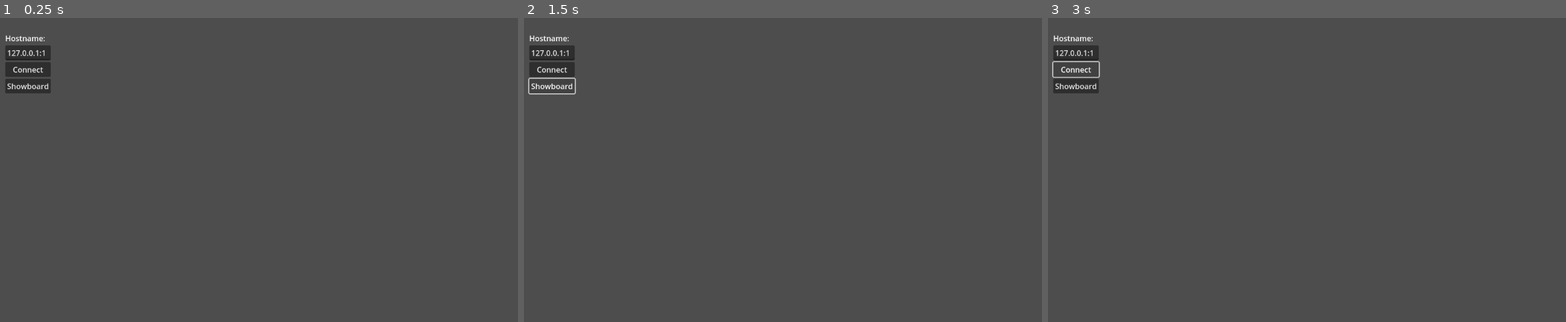
Above: before the commit, frames 1-3 (left to right).
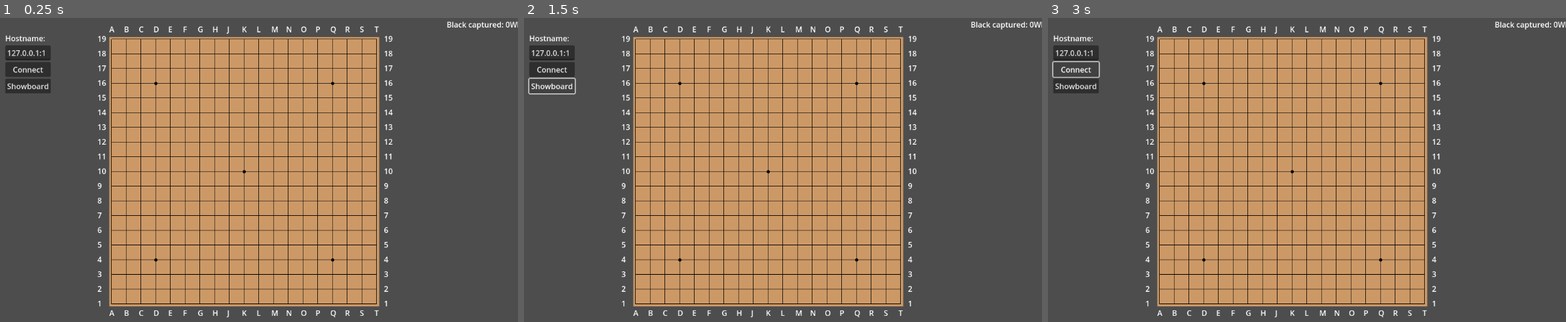
Above: after the commit, the same moments.

Repository: xiaobin83/godotgo
Game: Godot game, scene res://scenes/main.tscn
Same seed, same stepped clock (60 frames per second), same inputs: the game is played once before the commit and once after it.
Inputs:
- Up to frame 1 (0.25 s): no input
- Up to frame 2 (1.5 s): click "Showboard" at 0.5 s; click "Showboard" at 1.25 s
- Up to frame 3 (3 s): click "Showboard" at 2 s; click "Connect" at 2.75 s

The runs differ from the first frame. In frame 1, 47% of the frame differs, in the area x 18-100%, y 1-99%; in frame 2, 47%; in frame 3, 47%.

Commit message:
basic go board

Diff:
--- /dev/null
+++ b/godotgo/go_board.gd
@@ -0,0 +1,84 @@
+class_name GoBoard
+
+# 普通变量
+var _board_size: int = 19
+var _board = []
+var _captured_black: int = 0
+var _captured_white: int = 0
+
+# 常量
+const EMPTY = 0
+const BLACK = 1
+const WHITE = 2
+const STAR_POINT = 3
+
+# 构造函数
+func _init():
+	set_board_size(_board_size)
+
+# 公有函数
+func set_board_size(size: int):
+	_board_size = size
+	# 初始化棋盘
+	_board = []
+	for i in range(_board_size):
+		var row = []
+		for j in range(_board_size):
+			row.append(EMPTY)
+		_board.append(row)
+	# 标记星位
+	_mark_star_points()
+
+# 私有函数
+func _mark_star_points():
+	# 标记星位
+	if _board_size >= 9:
+		# 中心星位
+		var center :int = _board_size / 2
+		_board[center][center] = STAR_POINT
+
+	if _board_size >= 13:
+		# 边上的星位
+		var edge = 3
+		_board[edge][edge] = STAR_POINT
+		_board[edge][_board_size - 1 - edge] = STAR_POINT
+		_board[_board_size - 1 - edge][edge] = STAR_POINT
+		_board[_board_size - 1 - edge][_board_size - 1 - edge] = STAR_POINT
+
+# 公有函数
+func parse_showboard_response(response: String):
+	# 解析 showboard 命令的响应
+	# 这里需要根据实际的响应格式实现解析逻辑
+	# 暂时使用默认值
+	pass
+
+# 公有函数
+func set_stone(x: int, y: int, color: int):
+	if x >= 0 and x < _board_size and y >= 0 and y < _board_size:
+		_board[y][x] = color
+
+# 公有函数
+func get_stone(x: int, y: int) -> int:
+	if x >= 0 and x < _board_size and y >= 0 and y < _board_size:
+		return _board[y][x]
+	return EMPTY
+
+# 公有函数
+func get_board_size() -> int:
+	return _board_size
+
+# 公有函数
+func get_captured_black() -> int:
+	return _captured_black
+
+# 公有函数
+func get_captured_white() -> int:
+	return _captured_white
+
+# 公有函数
+func set_captured_black(count: int):
+	_captured_black = count
+
+# 公有函数
+func set_captured_white(count: int):
+	_captured_white = count
--- /dev/null
+++ b/godotgo/go_board_simple_renderer.gd
@@ -0,0 +1,220 @@
+class_name GoBoardSimpleRenderer
+
+# 普通变量
+var _go_board
+var _position: Vector2 = Vector2(100, 100)
+var _scale: float = 0.8
+var _cell_size: float = 30.0
+
+
+# 构造函数
+func _init(board = null):
+	_go_board = board
+
+# 公有函数
+func set_go_board(board):
+	_go_board = board
+
+# 公有函数
+func set_position(pos: Vector2):
+	_position = pos
+
+# 公有函数
+func set_scale(s: float):
+	_scale = s
+
+# 公有函数
+func set_cell_size(size: float):
+	_cell_size = size
+
+# 公有函数
+func get_board_rect() -> Rect2:
+	var board_pixel_size = _cell_size * (_go_board.get_board_size() - 1)
+	return Rect2(_position, Vector2(board_pixel_size, board_pixel_size))
+
+# 公有函数
+func draw_board(canvas_item: CanvasItem):
+	if not _go_board:
+		return
+
+	var board_size = _go_board.get_board_size()
+
+	# 获取CanvasItem的大小
+	var canvas_size = canvas_item.get_viewport().size
+
+	# 计算最大可能的棋盘大小，保持1:1比例
+	var max_board_size = min(canvas_size.x, canvas_size.y) - 80  # 留出边距
+	var scaled_cell_size = max_board_size / (board_size - 1)
+	var scaled_board_pixel_size = scaled_cell_size * (board_size - 1)
+
+	# 计算棋盘位置，使其居中
+	var board_position = Vector2(
+		(canvas_size.x - scaled_board_pixel_size) / 2,
+		(canvas_size.y - scaled_board_pixel_size) / 2
+	)
+
+	# 绘制棋盘边框
+	var border_rect = Rect2(
+		board_position - Vector2(5, 5),
+		Vector2(scaled_board_pixel_size + 10, scaled_board_pixel_size + 10)
+	)
+	canvas_item.draw_rect(border_rect, Color(0.8, 0.6, 0.4))
+
+	# 绘制棋盘网格
+	for i in range(board_size):
+		var y = i * scaled_cell_size
+		canvas_item.draw_line(
+			board_position + Vector2(0, y),
+			board_position + Vector2(scaled_board_pixel_size, y),
+			Color(0, 0, 0)
+		)
+		var x = i * scaled_cell_size
+		canvas_item.draw_line(
+			board_position + Vector2(x, 0),
+			board_position + Vector2(x, scaled_board_pixel_size),
+			Color(0, 0, 0)
+		)
+
+	# 绘制星位
+	_mark_star_points(canvas_item, board_position, scaled_cell_size)
+
+	# 绘制棋子
+	_draw_stones(canvas_item, board_position, scaled_cell_size)
+
+	# 绘制坐标标记
+	_draw_coordinates(canvas_item, board_position, scaled_cell_size, canvas_size)
+
+	# 绘制俘虏数
+	_draw_captured_info(canvas_item, board_position, scaled_cell_size, canvas_size)
+
+# 私有函数
+func _mark_star_points(canvas_item: CanvasItem, position: Vector2, scaled_cell_size: float):
+	var board_size = _go_board.get_board_size()
+
+	if board_size >= 9:
+		# 中心星位
+		var center = board_size / 2
+		canvas_item.draw_circle(
+			position + Vector2(int(center) * scaled_cell_size, int(center) * scaled_cell_size),
+			3,
+			Color(0, 0, 0)
+		)
+
+	if board_size >= 13:
+		# 边上的星位
+		var edge = 3
+		canvas_item.draw_circle(
+			position + Vector2(edge * scaled_cell_size, edge * scaled_cell_size),
+			3,
+			Color(0, 0, 0)
+		)
+		canvas_item.draw_circle(
+			position + Vector2(edge * scaled_cell_size, (board_size - 1 - edge) * scaled_cell_size),
+			3,
+			Color(0, 0, 0)
+		)
+		canvas_item.draw_circle(
+			position + Vector2((board_size - 1 - edge) * scaled_cell_size, edge * scaled_cell_size),
+			3,
+			Color(0, 0, 0)
+		)
+		canvas_item.draw_circle(
+			position + Vector2((board_size - 1 - edge) * scaled_cell_size, (board_size - 1 - edge) * scaled_cell_size),
+			3,
+			Color(0, 0, 0)
+		)
+
+# 私有函数
+func _draw_stones(canvas_item: CanvasItem, position: Vector2, scaled_cell_size: float):
+	var board_size = _go_board.get_board_size()
+	var EMPTY = GoBoard.EMPTY
+	var BLACK = GoBoard.BLACK
+	var WHITE = GoBoard.WHITE
+
+	for y in range(board_size):
+		for x in range(board_size):
+			var stone = _go_board.get_stone(x, y)
+			if stone == BLACK:
+				canvas_item.draw_circle(
+					position + Vector2(x * scaled_cell_size, y * scaled_cell_size),
+					scaled_cell_size / 2 - 2,
+					Color(0, 0, 0)
+				)
+			elif stone == WHITE:
+				canvas_item.draw_circle(
+					position + Vector2(x * scaled_cell_size, y * scaled_cell_size),
+					scaled_cell_size / 2 - 2,
+					Color(1, 1, 1)
+				)
+				canvas_item.draw_circle(
+					position + Vector2(x * scaled_cell_size, y * scaled_cell_size),
+					scaled_cell_size / 2 - 2,
+					Color(0, 0, 0),
+					false,
+					2
+				)
+
+# 私有函数
+func _draw_coordinates(canvas_item: CanvasItem, position: Vector2, scaled_cell_size: float, canvas_size: Vector2):
+	var board_size = _go_board.get_board_size()
+	var scaled_board_pixel_size = scaled_cell_size * (board_size - 1)
+	var font = ThemeDB.fallback_font
+
+	# 绘制横向坐标（字母）
+	for i in range(board_size):
+		var letter = "ABCDEFGHJKLMNOPQRST"[i]
+		# 顶部坐标（挨着棋盘上边）
+		canvas_item.draw_string(
+			font,
+			position + Vector2(i * scaled_cell_size - 5, -15),
+			letter
+		)
+		# 底部坐标（挨着棋盘下边，向下移动5像素）
+		canvas_item.draw_string(
+			font,
+			position + Vector2(i * scaled_cell_size - 5, scaled_board_pixel_size + 25),
+			letter
+		)
+
+	# 绘制纵向坐标（数字）
+	for i in range(board_size):
+		var number = str(board_size - i)
+		# 左侧坐标（挨着棋盘左边）
+		canvas_item.draw_string(
+			font,
+			position + Vector2(-30, i * scaled_cell_size + 5),
+			number
+		)
+		# 右侧坐标（挨着棋盘右边）
+		canvas_item.draw_string(
+			font,
+			position + Vector2(scaled_board_pixel_size + 15, i * scaled_cell_size + 5),
+			number
+		)
+
+# 私有函数
+func _draw_captured_info(canvas_item: CanvasItem, position: Vector2, scaled_cell_size: float, canvas_size: Vector2):
+	var board_size = _go_board.get_board_size()
+	var scaled_board_pixel_size = scaled_cell_size * (board_size - 1)
+	var font = ThemeDB.fallback_font
+
+	# 绘制俘虏数
+	var captured_text = "Black captured: %d\nWhite captured: %d" % [_go_board.get_captured_black(), _go_board.get_captured_white()]
+	canvas_item.draw_string(
+		font,
+		Vector2(canvas_size.x - 150, 20),
+		captured_text
+	)
+
+# 公有函数
+func get_cell_at_position(pos: Vector2) -> Vector2:
+	# 注意：此函数可能需要根据实际使用情况进行调整
+	# 因为现在棋盘位置和大小是动态计算的
+	# 暂时保留原有逻辑，后续可能需要修改
+	var local_pos = (pos - _position) / _scale
+	var x = int(round(local_pos.x / _cell_size))
+	var y = int(round(local_pos.y / _cell_size))
+
+	if x >= 0 and x < _go_board.get_board_size() and y >= 0 and y < _go_board.get_board_size():
+		return Vector2(x, y)
+	return Vector2(-1, -1)
--- a/godotgo/main_ui.gd
+++ b/godotgo/main_ui.gd
@@ -8,8 +8,17 @@
 # 连接管理器
 @onready var _connection_manager = $ConnectionManager
 
+# 棋盘相关
+var _go_board
+var _board_renderer
+
+# 构造函数
 func _ready():
 	print("UI elements initialized")
+
+	# 初始化棋盘和渲染器
+	_go_board = GoBoard.new()
+	_board_renderer = GoBoardSimpleRenderer.new(_go_board)
 
 	# 连接信号
 	_connect_button.pressed.connect(_on_connect_button_pressed)
@@ -49,6 +58,13 @@
 	else:
 		print("Auto connect not enabled")
 
+# 私有函数
+func _draw():
+	# 绘制棋盘
+	if _board_renderer:
+		_board_renderer.draw_board(self)
+
+# 私有函数
 func _on_connect_button_pressed():
 	var hostname = _hostname_input.text
 	print("Connect button pressed, hostname: ", hostname)
@@ -58,27 +74,39 @@
 	elif not _connection_manager:
 		print("Cannot connect: connection_manager is null")
 
+# 私有函数
 func _on_connected():
 	print("Connected to server")
 	_connect_button.text = "Disconnect"
 	_connect_button.pressed.disconnect(_on_connect_button_pressed)
 	_connect_button.pressed.connect(_on_disconnect_button_pressed)
 
+# 私有函数
 func _on_disconnect_button_pressed():
 	_connection_manager.disconnect_from_server()
 
+# 私有函数
 func _on_disconnected():
 	print("Disconnected from server")
 	_connect_button.text = "Connect"
 	_connect_button.pressed.disconnect(_on_disconnect_button_pressed)
 	_connect_button.pressed.connect(_on_connect_button_pressed)
 
+# 私有函数
 func _on_connection_error(error_message: String):
 	print("Connection error: " + error_message)
 
+# 私有函数
 func _on_message_received(message: String):
 	print("Received message: " + message)
 
+	# 处理showboard命令的响应
+	if message.begins_with("=showboard"):
+		_go_board.parse_showboard_response(message)
+		# 触发重绘
+		queue_redraw()
+
+# 私有函数
 func _on_refresh_button_pressed():
 	print("Refresh button pressed, sending showboard command")
 	if _connection_manager:
Not shown, added: godotgo/go_board.gd.uid
Not shown, added: godotgo/go_board_simple_renderer.gd.uid
Not shown, added: .trae/rules/project_rules.md
